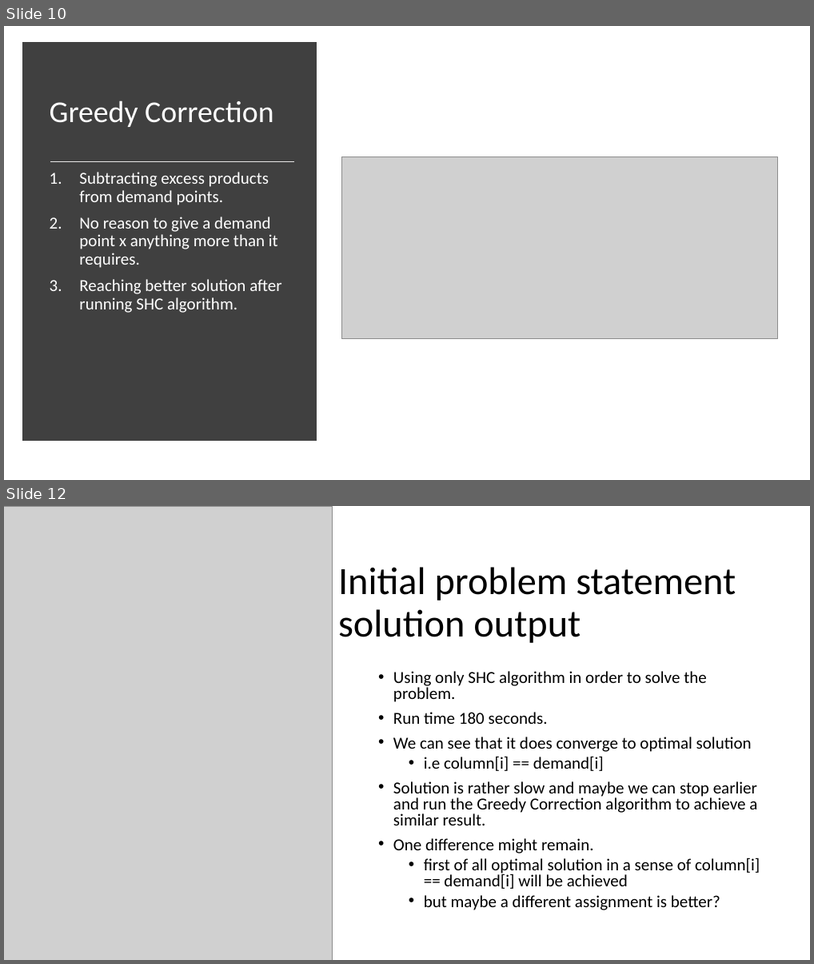
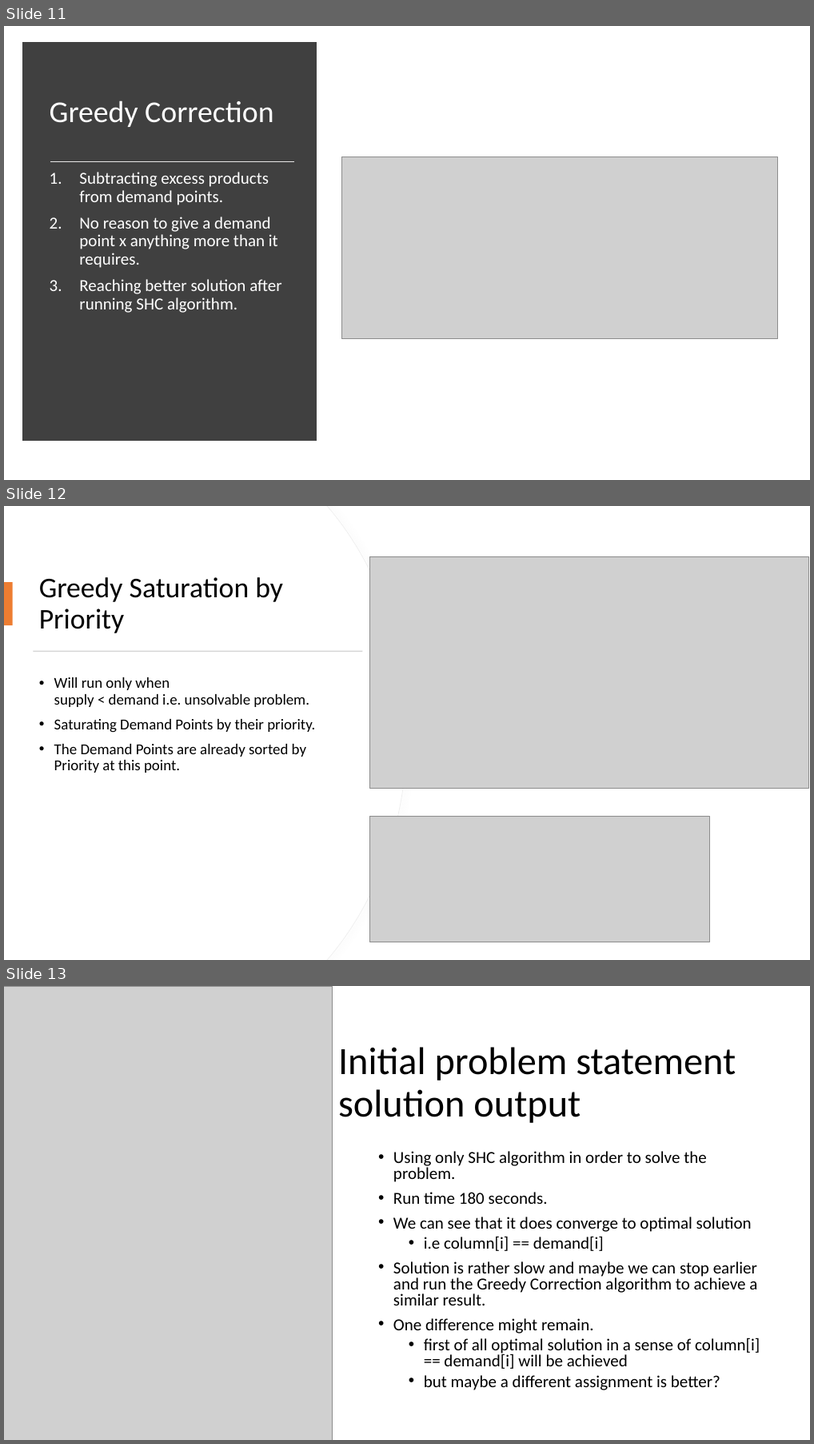
Before and after one commit to evgeny9290/AJA_COP, a slide deck: Results/AJA COP.pptx. Shown one above the other, each under a label of ours: slides 10 and 12 before the commit, slides 11, 12 and 13 after it; the slides between them are not shown. The pictures are 814x964 and 814x1444 pixels, drawn with LibreOffice and Linux fonts; fonts in the diff are those of the drawing; grey boxes stand for pictures. Boxes give left, top, right and bottom in pixels: in the first picture for what was removed or moved away, otherwise in the second. Text is boxed around its words. In the diff, an @@ line names an element or a change of style, - is before the commit and + after.

```diff
--- a/Results/AJA COP.pptx
+++ b/Results/AJA COP.pptx
@@ slide 12 added at (x1=4, y1=506, x2=810, y2=960), background #FFFFFF @@
@@ freeform shape added at (x1=4, y1=506, x2=407, y2=960), fill #FFFFFF, outline #EFEFEF 0.75 pt @@
@@ freeform shape added at (x1=4, y1=506, x2=407, y2=960), fill #FFFFFF @@
@@ title added at (x1=39, y1=577, x2=283, y2=633), 34 pt, text #000000 @@
+Greedy Saturation by Priority
@@ picture added at (x1=370, y1=556, x2=809, y2=788) @@
@@ rectangle added at (x1=4, y1=582, x2=13, y2=626), fill #ED7D31 @@
@@ rectangle added at (x1=33, y1=651, x2=362, y2=652), fill #D5D5D5 @@
@@ text added at (x1=54, y1=677, x2=315, y2=772), 18 pt, text #000000 @@
+• Will run only when
+  supply < demand i.e. unsolvable problem.
+• Saturating Demand Points by their priority.
+• The Demand Points are already sorted by Priority at this point.
@@ picture added at (x1=370, y1=816, x2=710, y2=941) @@
@@ what was slide 10 is now slide 11 @@
@@ what was slide 12 is now slide 13 @@
```
Also in this commit, not shown: 3 slides changed, 1 other slide added, 15 other files.
